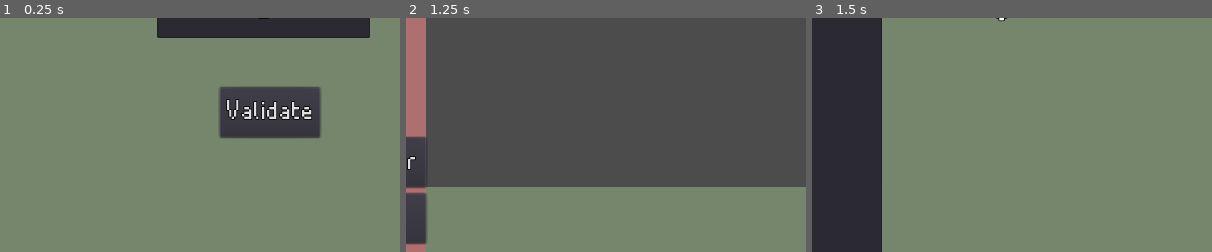
Above: before the commit, frames 1-3 (left to right).
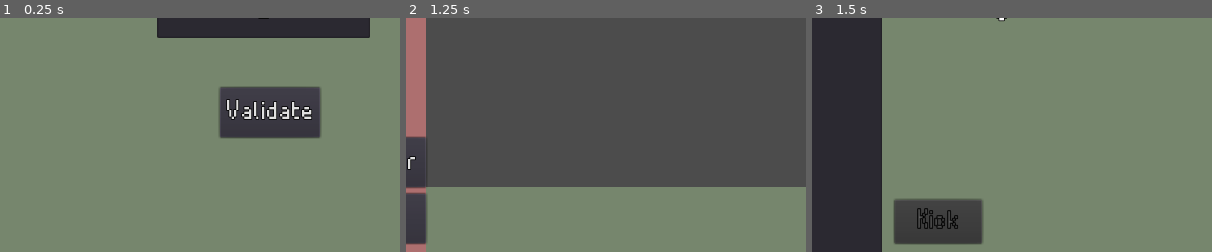
Above: after the commit, the same moments.

Repository: YoAMIOT/Boattle
Game: Godot game, scene res://scenes/Server.tscn
Same seed, same stepped clock (60 frames per second), same inputs: the game is played once before the commit and once after it.
Inputs:
- Up to frame 1 (0.25 s): no input
- Up to frame 2 (1.25 s): click "Validate" at 0.5 s
- Up to frame 3 (1.5 s): click "Players" at 1.25 s
The pictures show only the part of the screen within x 16-66%, y 49-99%; the shares and areas given below are measured in that part.

Frames 1-2 are identical in both runs. In frame 3, 4.3% of the frame differs, in the area x 20-43%, y 77-97%.

Commit message:
Host can now kick players by the player list

Diff:
--- a/BoattleServer/scenes/Server.tscn
+++ b/BoattleServer/scenes/Server.tscn
@@ -216,6 +216,84 @@
 text = "Shoot range:"
 valign = 1
 
+[node name="KickButton" type="Button" parent="Ui/PlayersTab"]
+anchor_right = 1.0
+anchor_bottom = 1.0
+margin_left = 272.0
+margin_top = 464.0
+margin_right = -640.0
+margin_bottom = -16.0
+theme = ExtResource( 5 )
+disabled = true
+text = "Kick"
+
+[node name="KickWindow" type="Control" parent="Ui/PlayersTab"]
+visible = false
+anchor_top = -0.104
+anchor_right = 1.0
+anchor_bottom = 1.0
+margin_top = -8.256
+__meta__ = {
+"_edit_use_anchors_": false
+}
+
+[node name="Bg" type="Polygon2D" parent="Ui/PlayersTab/KickWindow"]
+position = Vector2( 0, -7.62939e-06 )
+scale = Vector2( 5.33333, 0.9375 )
+color = Color( 0.682353, 0.439216, 0.439216, 1 )
+polygon = PoolVector2Array( 192, 0, 192, 640, 0, 640, 0, 0 )
+
+[node name="Label" type="Label" parent="Ui/PlayersTab/KickWindow"]
+anchor_left = 0.242
+anchor_top = 0.213
+anchor_right = 0.758
+anchor_bottom = 0.273
+margin_left = 0.191986
+margin_top = 0.199989
+margin_right = -0.192017
+margin_bottom = 0.199997
+theme = ExtResource( 5 )
+text = "Enter a reason for kicking the player:"
+align = 1
+valign = 1
+__meta__ = {
+"_edit_use_anchors_": false
+}
+
+[node name="Reason" type="LineEdit" parent="Ui/PlayersTab/KickWindow"]
+anchor_left = 0.062
+anchor_top = 0.427
+anchor_right = 0.937
+anchor_bottom = 0.533
+margin_left = 0.511997
+margin_top = -0.200012
+margin_right = 0.511963
+margin_bottom = 0.199982
+theme = ExtResource( 5 )
+align = 1
+
+[node name="ValidateButton" type="Button" parent="Ui/PlayersTab/KickWindow"]
+anchor_left = 0.562
+anchor_top = 0.693
+anchor_right = 0.687
+anchor_bottom = 0.8
+margin_left = 0.511963
+margin_top = 0.199982
+margin_right = -0.488037
+theme = ExtResource( 5 )
+text = "Validate"
+
+[node name="CancelButton" type="Button" parent="Ui/PlayersTab/KickWindow"]
+anchor_left = 0.312
+anchor_top = 0.693
+anchor_right = 0.437
+anchor_bottom = 0.8
+margin_left = 0.511993
+margin_top = 0.199982
+margin_right = -0.488007
+theme = ExtResource( 5 )
+text = "Cancel"
+
 [node name="MaxPlayerMenu" type="Control" parent="Ui"]
 anchor_right = 1.0
 anchor_bottom = 1.0
@@ -289,5 +367,8 @@
 [connection signal="toggled" from="Ui/ServerTabButton" to="Ui" method="_on_ServerTabButton_toggled"]
 [connection signal="toggled" from="Ui/PlayersTabButton" to="Ui" method="_on_PlayersTabButton_toggled"]
 [connection signal="item_selected" from="Ui/PlayersTab/PlayersList" to="Ui" method="_on_PlayersList_item_selected"]
+[connection signal="pressed" from="Ui/PlayersTab/KickButton" to="Ui" method="_on_KickButton_pressed"]
+[connection signal="pressed" from="Ui/PlayersTab/KickWindow/ValidateButton" to="Ui" method="_on_ValidateButton_pressed"]
+[connection signal="pressed" from="Ui/PlayersTab/KickWindow/CancelButton" to="Ui" method="_on_CancelButton_pressed"]
 [connection signal="pressed" from="Ui/MaxPlayerMenu/ValidateButton" to="." method="_on_ValidateButton_pressed"]
 [connection signal="timeout" from="TurnCooldown" to="." method="_on_TurnCooldown_timeout"]
--- a/BoattleServer/scripts/UI/Ui.gd
+++ b/BoattleServer/scripts/UI/Ui.gd
@@ -1,4 +1,6 @@
 extends Control
+
+var selectedPlayerId : int;
 
 func _on_ServerTabButton_toggled(pressed: bool) -> void:
 	if pressed:
@@ -28,14 +30,31 @@
 
 
 func _on_PlayersList_item_selected(index: int) -> void:
+	get_node("PlayersTab/KickButton").disabled = false;
 	var playerName : String = get_node("PlayersTab/PlayersList").get_item_text(index);
-	var playerId : String;
+	var playerId : int;
 	var generalRange : int = 384;
 	for p in DataManager.connectedPlayersDictionary:
 		if DataManager.connectedPlayersDictionary[p] == playerName:
-			playerId = str(p);
+			playerId = p;
+			selectedPlayerId = playerId;
 	get_node("PlayersTab/PlayerNameLabel").text = "Player name: " + playerName;
-	get_node("PlayersTab/PlayerIdLabel").text = "Connection ID: " + playerId;
+	get_node("PlayersTab/PlayerIdLabel").text = "Connection ID: " + str(playerId);
 	get_node("PlayersTab/PlayerViewRangeLabel").text = "View range: " + str(generalRange * DataManager.playerShipsStatsDictionary[playerName].viewRange);
 	get_node("PlayersTab/PlayerMoveRangeLabel").text = "Move range: " + str(generalRange * DataManager.playerShipsStatsDictionary[playerName].moveRange);
 	get_node("PlayersTab/PlayerShootRangeLabel").text = "Shoot range: " + str(generalRange * DataManager.playerShipsStatsDictionary[playerName].shootRange);
+
+
+
+func _on_KickButton_pressed() -> void:
+	get_node("PlayersTab/KickWindow").visible = true;
+
+func _on_ValidateButton_pressed() -> void:
+	if DataManager.connectedPlayersDictionary.has(selectedPlayerId):
+		get_parent().kickPlayer(selectedPlayerId, get_node("PlayersTab/KickWindow/Reason").text);
+	get_node("PlayersTab/KickWindow").visible = false;
+	get_node("PlayersTab/KickWindow/Reason").text = "";
+
+func _on_CancelButton_pressed() -> void:
+	get_node("PlayersTab/KickWindow").visible = false;
+	get_node("PlayersTab/KickWindow/Reason").text = "";
